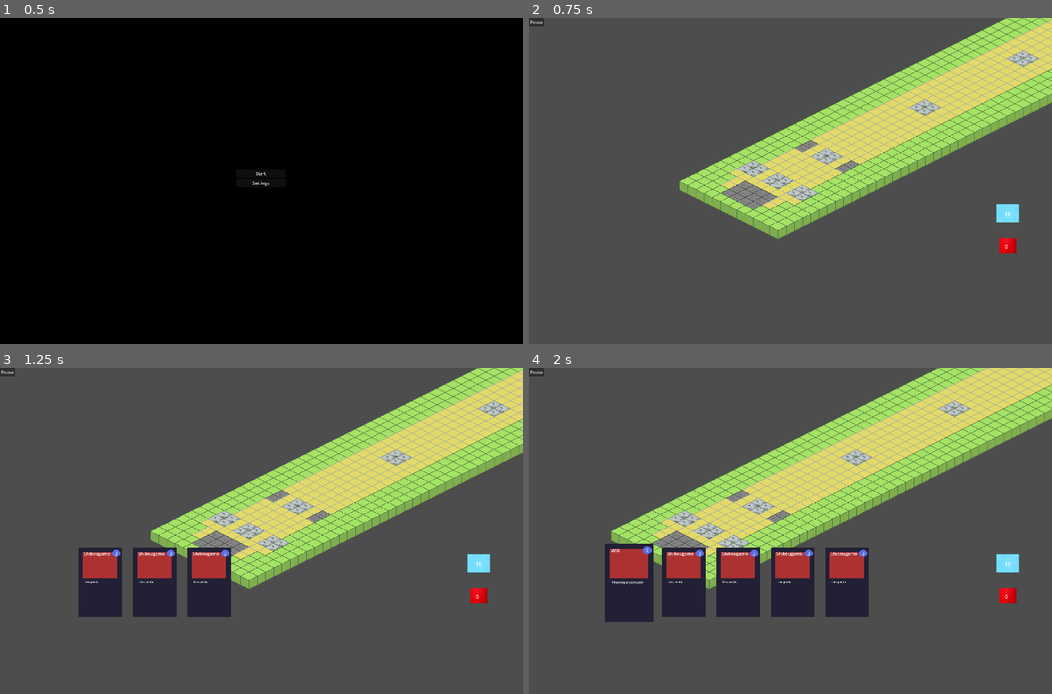
Above: before the commit, frames 1-4 (two rows, left to right).
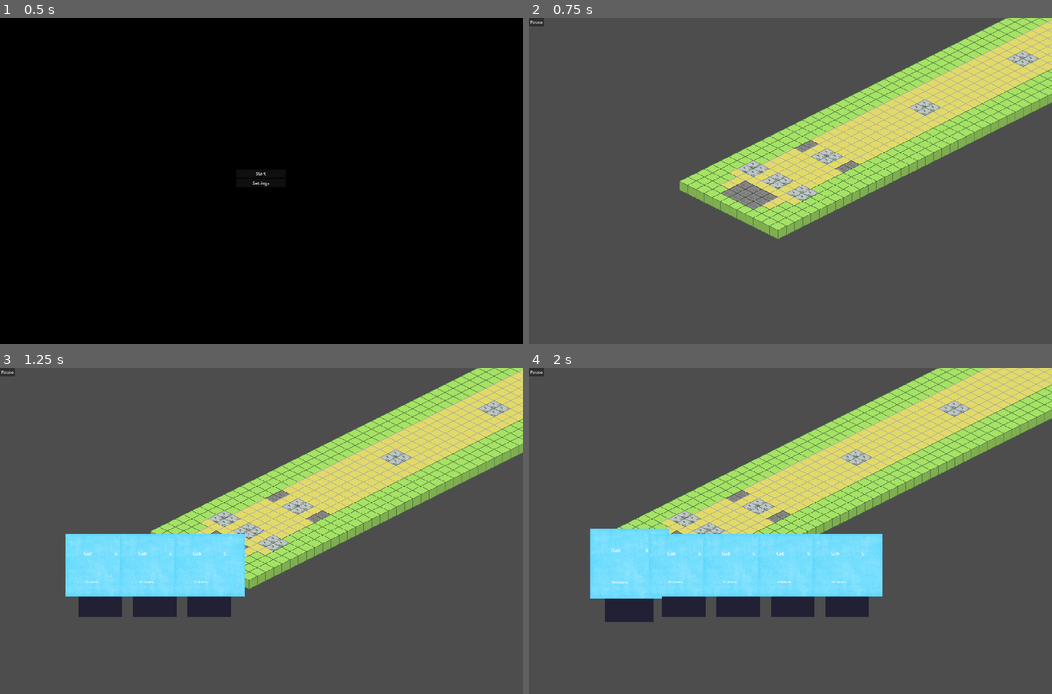
Above: after the commit, the same moments.

Repository: ShroomySquid/LudumDare56
Game: Godot game, scene res://scenes/start_screen.tscn
Same seed, same stepped clock (60 frames per second), same inputs: the game is played once before the commit and once after it.
Inputs (mouse positions are in pixels of both pictures, inside the frame that each line leads up to):
- Up to frame 1 (0.5 s): no input
- Up to frame 2 (0.75 s): click "Start" at 0.5 s
- Up to frame 3 (1.25 s): no input
- Up to frame 4 (2 s): move the mouse to (628, 583) at 1.27 s; hold D (right) from 1.28 s (still down); click (628, 583) at 1.35 s

Frame 1 is identical in both runs. In frame 2, 0.4% of the frame differs, in the area x 89-94%, y 57-73%; in frame 3, 7.0%; in frame 4, 11%, in the area x 11-94%, y 49-73%.

Commit message:
functionnal deck and discard pile

Diff:
--- a/Scripts/card.gd
+++ b/Scripts/card.gd
@@ -1,14 +1,9 @@
 extends Node2D
-
-@export var card_name := "yoyo"
-@export var description := "rofl"
-@export var cost := 1
-@export var card_image: Node2D
 
 @onready var cost_lbl = $ManaCost/ManaCostLbl
 @onready var description_lbl = $CardDescription/DescriptionLbl
 @onready var name_lbl = $Name/NameLbl
-
+@onready var image = $Image
 signal card_activated
 
 var mouse_hover = false
@@ -20,13 +15,12 @@
 func _activate():
 	print("Entrypoint for card effect")
 
-func set_values(_cost, _name, _description):
-	card_name = _name
-	description = _description
-	cost = _cost
-	cost_lbl.text = str(cost)
-	description_lbl.text = description
-	name_lbl.text = card_name
+func set_values(_cost, _name, _description, _texture):
+	cost_lbl.text = str(_cost)
+	description_lbl.text = _description
+	name_lbl.text = _name
+	if _texture:
+		image.texture = _texture
 
 func set_hand_pos(_hand_pos):
 	hand_pos = _hand_pos
@@ -39,6 +33,7 @@
 		await get_tree().create_timer(0.01).timeout
 		scale -= Vector2(0.02, 0.02)
 	if Input.is_action_just_pressed("LeftClick") && mouse_hover:
+		print("hello")
 		card_activated.emit(hand_pos)
 		_activate()
 		hide()
--- a/Scripts/card_hand.gd
+++ b/Scripts/card_hand.gd
@@ -3,14 +3,24 @@
 @onready var card = preload("res://scenes/card.tscn")
 @onready var position_decay := 0
 @onready var spawn_point = $SpawnPoint
-@onready var hand = $CardContainer
+@onready var hand = $CardHand
 @onready var hand_pos := 0
 @onready var hand_size := 5
+@onready var deck = []
+@onready var deck_size := 20
+@onready var discard_pile = []
 
 func _ready():
+	fill_deck()
 	for i in hand_size:
 		await get_tree().create_timer(0.2).timeout
 		create_card()
+
+func fill_deck():
+	for i in deck_size:
+		var potential_cards = GlobalControl.cards_prototype.get_children()
+		var random_card = randi() % potential_cards.size()
+		deck.append(random_card)
 
 func create_card():
 	var new_card = card.instantiate()
@@ -18,9 +28,9 @@
 	new_card.position = spawn_point.position
 	new_card.position.x += position_decay
 	position_decay += 200
-	new_card.set_values(3, "Shibougamo", "Lieu perdu")
-	new_card.set_hand_pos(hand_pos)
+	new_card.hand_pos = hand_pos
 	hand_pos += 1
+	render_card(new_card)
 	new_card.card_activated.connect(_on_card_activated)
 
 func _process(_delta):
@@ -30,9 +40,19 @@
 	var cards_in_hand = hand.get_children()
 	for i in cards_in_hand:
 		if i.hand_pos == _hand_pos:
-			var potential_cards = GlobalControl.cards_prototype.get_children()
-			var random_card = randi() % potential_cards.size()
-			var new_card = potential_cards[random_card]
-			i.set_values(new_card.cost, new_card.title, new_card.description)
-			await get_tree().create_timer(0.5).timeout
-			i.show()
+			render_card(i)
+
+func render_card(card):
+	var top_card = GlobalControl.cards_prototype.get_children()[deck[0]]
+	card.set_values(top_card.cost, top_card.title, top_card.description, top_card.texture)
+	await get_tree().create_timer(0.5).timeout
+	card.show()
+	discard_pile.append(deck[0])
+	deck.remove_at(0)
+	if not deck.size():
+		reshuffle()
+
+func reshuffle():
+	deck = discard_pile
+	deck.shuffle()
+	discard_pile = []
--- a/Scripts/card_template.gd
+++ b/Scripts/card_template.gd
@@ -7,7 +7,7 @@
 @export var cost : int
 @export var type := Type.CREATURE
 @export var faction := Faction.GOBELINS
-@export var image: Texture
+@export var texture: Texture
 @export var id: int
 @export var description: String
 
--- a/scenes/Control.tscn
+++ b/scenes/Control.tscn
@@ -1,9 +1,10 @@
-[gd_scene load_steps=5 format=3 uid="uid://dlyvi51d1hw1h"]
+[gd_scene load_steps=6 format=3 uid="uid://dlyvi51d1hw1h"]
 
 [ext_resource type="Script" path="res://Scripts/control.gd" id="1_xyxub"]
 [ext_resource type="AudioStream" uid="uid://dk4dixgksotjc" path="res://Sound&Music/Le Reel Irlandais ou Bees Wax, Skin Sheep.mp3" id="2_8usk6"]
 [ext_resource type="AudioStream" uid="uid://dkh644yviqjn" path="res://Sound&Music/dmg.wav" id="2_8wav4"]
 [ext_resource type="PackedScene" uid="uid://bwb6bbcj0ix8o" path="res://Scripts/card_template.tscn" id="4_hq2qk"]
+[ext_resource type="Texture2D" uid="uid://c5rkjfxbjmkdp" path="res://Images/blue.jpg" id="6_p08wd"]
 
 [node name="Control" type="Node2D"]
 script = ExtResource("1_xyxub")
@@ -23,6 +24,7 @@
 title = "Felix"
 cost = 3
 type = 1
+texture = ExtResource("6_p08wd")
 description = "Yé beau"
 
 [node name="Will" parent="CardsPrototypeContainer" instance=ExtResource("4_hq2qk")]
@@ -30,6 +32,7 @@
 cost = 2
 type = 2
 faction = 1
+texture = ExtResource("6_p08wd")
 id = 1
 description = "Yé presque portugais"
 
@@ -40,5 +43,6 @@
 attack_range = 1
 cost = 6
 faction = 2
+texture = ExtResource("6_p08wd")
 id = 2
 description = "Yé chevelu"
--- a/scenes/card.tscn
+++ b/scenes/card.tscn
@@ -1,7 +1,8 @@
-[gd_scene load_steps=4 format=3 uid="uid://drdtcbypimoey"]
+[gd_scene load_steps=5 format=3 uid="uid://drdtcbypimoey"]
 
 [ext_resource type="Texture2D" uid="uid://cmpbtkqvuxphg" path="res://Images/card_template.png" id="1_e8xn8"]
 [ext_resource type="Script" path="res://Scripts/card.gd" id="1_f4hih"]
+[ext_resource type="Texture2D" uid="uid://xm02xx3q3384" path="res://Images/red.jpeg" id="3_pwuu4"]
 
 [sub_resource type="RectangleShape2D" id="RectangleShape2D_2mrrf"]
 size = Vector2(159, 254)
@@ -16,6 +17,9 @@
 texture = ExtResource("1_e8xn8")
 
 [node name="Image" type="Sprite2D" parent="."]
+position = Vector2(2, -45.5)
+scale = Vector2(0.421405, 0.565476)
+texture = ExtResource("3_pwuu4")
 
 [node name="ManaCost" type="Node2D" parent="."]
 position = Vector2(55, -100)
--- a/scenes/card_hand.tscn
+++ b/scenes/card_UI.tscn
@@ -2,10 +2,10 @@
 
 [ext_resource type="Script" path="res://Scripts/card_hand.gd" id="1_kdiqq"]
 
-[node name="CardHand" type="Node2D"]
+[node name="CardUI" type="Node2D"]
 script = ExtResource("1_kdiqq")
 
 [node name="SpawnPoint" type="Marker2D" parent="."]
 position = Vector2(367, 771)
 
-[node name="CardContainer" type="Node2D" parent="."]
+[node name="CardHand" type="Node2D" parent="."]
--- a/scenes/game.tscn
+++ b/scenes/game.tscn
@@ -1,12 +1,10 @@
-[gd_scene load_steps=8 format=3 uid="uid://cubm8ayprtkdv"]
+[gd_scene load_steps=6 format=3 uid="uid://cubm8ayprtkdv"]
 
 [ext_resource type="Script" path="res://Scripts/game.gd" id="1_6a6vw"]
 [ext_resource type="PackedScene" uid="uid://bwrhsav1b6hkf" path="res://scenes/settings.tscn" id="2_2jvls"]
 [ext_resource type="Script" path="res://Scripts/player_camera.gd" id="2_47ctw"]
 [ext_resource type="PackedScene" uid="uid://b7wxcfyqsfdki" path="res://scenes/single_lane.tscn" id="3_00exx"]
-[ext_resource type="PackedScene" uid="uid://bbb7x8iedogb0" path="res://scenes/card_hand.tscn" id="4_okrk5"]
-[ext_resource type="PackedScene" uid="uid://cuuphyhhs1jpv" path="res://scenes/deck.tscn" id="5_nkqn3"]
-[ext_resource type="PackedScene" uid="uid://d3xpytexxvo37" path="res://scenes/discard_pile.tscn" id="6_6wirs"]
+[ext_resource type="PackedScene" uid="uid://bbb7x8iedogb0" path="res://scenes/card_UI.tscn" id="4_okrk5"]
 
 [node name="Game" type="Node2D"]
 y_sort_enabled = true
@@ -55,13 +53,7 @@
 offset_right = -399.0
 offset_bottom = -185.0
 
-[node name="CardHand" parent="CanvasLayer" instance=ExtResource("4_okrk5")]
-
-[node name="Deck" parent="CanvasLayer" instance=ExtResource("5_nkqn3")]
-position = Vector2(1757, 718)
-
-[node name="DiscardPile" parent="CanvasLayer" instance=ExtResource("6_6wirs")]
-position = Vector2(1758, 839)
+[node name="CardUI" parent="CanvasLayer" instance=ExtResource("4_okrk5")]
 
 [node name="SingleLane" parent="." instance=ExtResource("3_00exx")]
 
